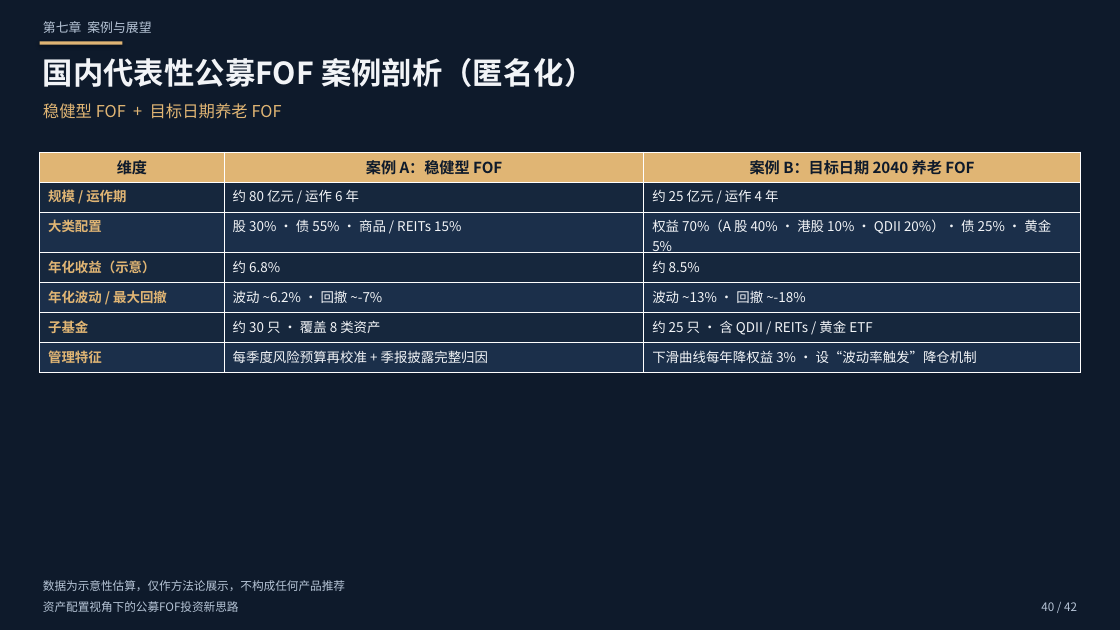
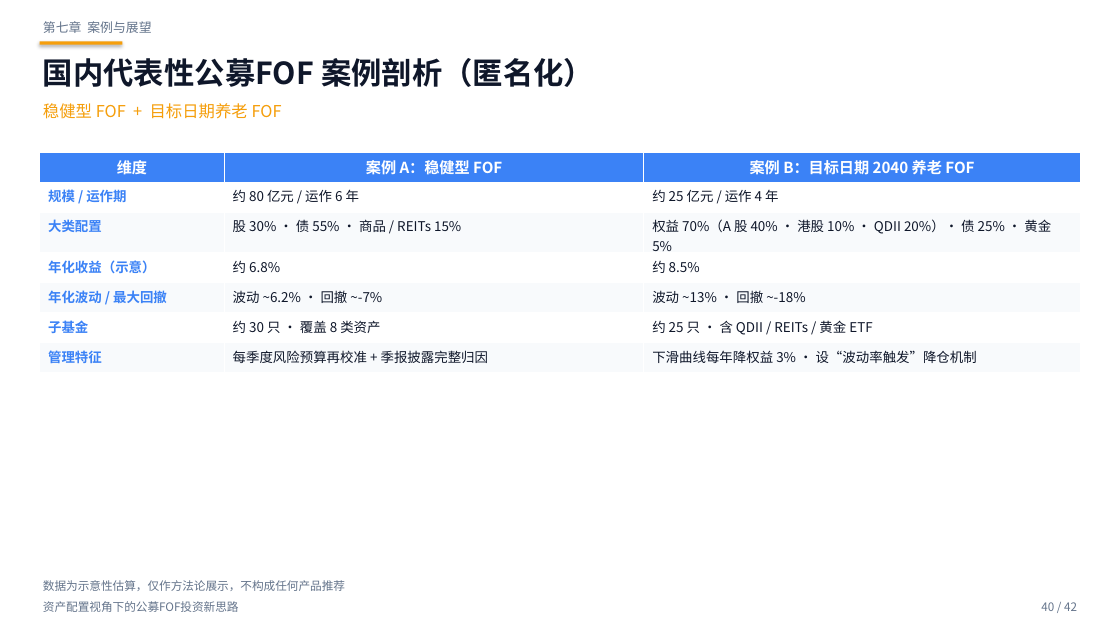
Before and after one commit to xuchendu-web/GGSDDU, a slide deck: slide 40 of output/FOF资产配置新思路.pptx. Drawn at 1120x630 pixels with LibreOffice and Linux fonts; fonts in the diff are those of the drawing. Boxes give left, top, right and bottom in pixels: in the first picture for what was removed or moved away, otherwise in the second. Text is boxed around its words. In the diff, an @@ line names an element or a change of style, - is before the commit and + after.

```diff
--- a/output/FOF资产配置新思路.pptx
+++ b/output/FOF资产配置新思路.pptx
@@ rectangle at box(0, 0, 1120, 630): fill #0E1A2B to #FFFFFF @@
@@ text "国内代表性公募FOF 案例剖析（匿名化）" at box(43, 58, 594, 87): text colour #F2F4F7 to #0F172A @@
@@ rectangle at box(39, 41, 122, 45): fill #E0B574 to #F59E0B @@
@@ text "稳健型 FOF + 目标日期养老 FOF" at box(43, 103, 282, 119): text colour #E0B574 to #F59E0B @@
@@ table at box(39, 152, 1081, 367) @@
@@ fill #E0B574 to #3B82F6 in row 1 @@
@@ fill #16273D to #FFFFFF in 9 cells @@
@@ fill #1B2F4A to #F8FAFC in 9 cells @@
@@ text colour #0E1A2B to #FFFFFF in "维度", "案例 A：稳健型 FOF", "案例 B：目标日期 2040 养老 FOF" @@
@@ text colour #E0B574 to #3B82F6 in "规模 / 运作期", "大类配置", "年化收益（示意）", "年化波动 / 最大回撤" and 2 more places @@
@@ text colour #F2F4F7 to #0F172A in "约 80 亿元 / 运作 6 年", "约 25 亿元 / 运作 4 年", "股 30% · 债 55% · 商品 ...", "权益 70%（A 股 40% · 港股 10% ..." and 8 more places @@
@@ text colour #B6C4D6 to #64748B in 4 elements at box(43, 21, 151, 33), box(43, 601, 239, 612), box(1041, 602, 1077, 611), box(43, 580, 345, 591) @@
```
Also in this commit, not shown: 41 other slides changed, 30 other files.
